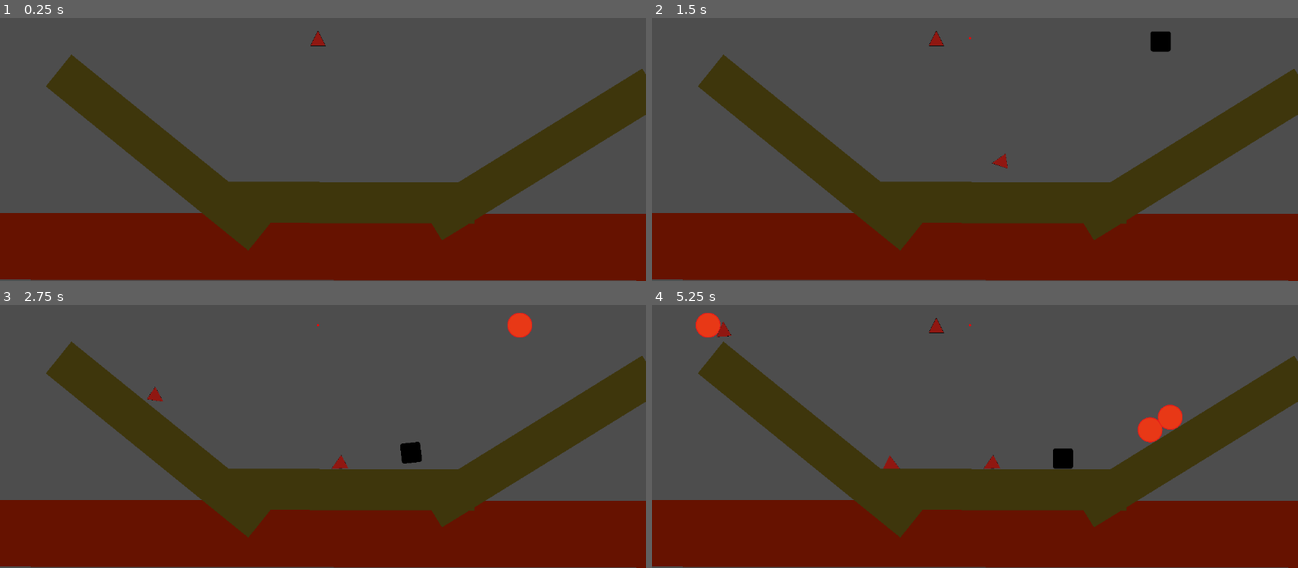
Above: before the commit, frames 1-4 (two rows, left to right).
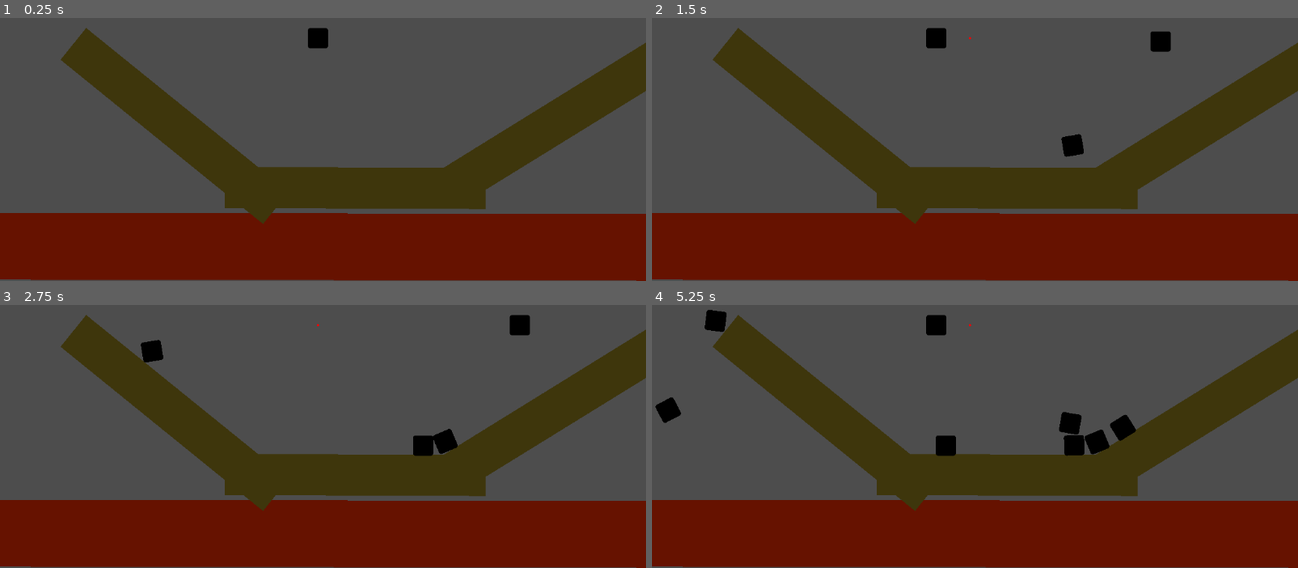
Above: after the commit, the same moments.

Repository: CodyI20/stacking-boxes
Game: Godot game, scene res://Scenes/game.tscn
Two runs of this game, one before a commit and one after it. Both use one fixed random seed, a clock stepped at 60 frames per second and the inputs below. The project has no main scene, so this scene is started directly. The engine's default icon, where the game draws it, is replaced by a stand-in: a white triangle on a blue panel in a dark square.
Inputs:
- Up to frame 1 (0.25 s): no input
- Up to frame 2 (1.5 s): tap Enter at 0.5 s; hold D (Right) 0.53-1.28 s; tap Space (Space) at 0.6, 1.35 s; hold A (Left) from 1.28 s (still down)
- Up to frame 3 (2.75 s): release A (Left) at 2.03 s; hold D (Right) from 2.03 s (still down); tap Space (Space) at 2.1 s
- Up to frame 4 (5.25 s): tap Space (Space) every 0.75 s from 2.85 to 5.1 s; release D (Right) at 3.53 s; hold A (Left) from 3.53 s (still down)

The runs differ from the first frame. In frame 1, 17% of the frame differs, in the area x 7-100%, y 3-89%; in frame 2, 18%; in frame 3, 18%; in frame 4, 19%, in the area x 0-100%, y 1-89%.

Commit message:
Points logic WIP
 -  Created a new Raycast2D with a gdscript which checks for the highest stackable object and sets the "highest point" to that location
 - Made a few modification to the stackable objects, the most important one consisting of the new Area2D to detect when objects stack on top of each other to become static ( just how the table area2D works)

Diff:
--- a/GDScripts/Global/Events.gd
+++ b/GDScripts/Global/Events.gd
@@ -4,3 +4,4 @@
 signal object_released(object: Node2D)
 signal object_hit_safe_ground(object: Node2D)
 signal object_left_safe_ground_early(object: Node2D)
+signal object_frozen(object: Node2D)
--- a/GDScripts/Global/MatchData.gd
+++ b/GDScripts/Global/MatchData.gd
@@ -2,6 +2,10 @@
 
 var current_score := 0
 
-func increment_current_score(_score_to_add: int) -> void:
-	current_score += _score_to_add
+func _ready() -> void:
+	Events.object_frozen.connect(increment_current_score)
+
+
+func increment_current_score(object: Node2D) -> void:
+	current_score += 1
 	print_debug("The new score is: ", current_score)
--- a/GDScripts/base_stackable_object.gd
+++ b/GDScripts/base_stackable_object.gd
@@ -1,6 +1,7 @@
 extends RigidBody2D
 
 @export var move_speed := 10.0
+@onready var area_2d: Area2D = $Area2D
 
 var object_released := false
 var object_entered_safe_area := false
@@ -56,6 +57,7 @@
 #endregion
 #region TURN STATIC LOGIC
 func make_static() -> void:
+	Events.object_frozen.emit(self)
 	freeze = true
 	sleeping = true
 	lock_rotation = true
@@ -65,7 +67,7 @@
 func freeze_object_process(delta: float) -> void:
 	if object_entered_safe_area == true:
 		#print_debug("SAFE AREA TRUE ... PROCEED TO FREEZING LOGIC")
-		if linear_velocity <= Vector2(0.001, 0.001) and angular_velocity <= 0.001:
+		if linear_velocity.length() <= 0.001 and angular_velocity <= 0.001:
 			#print_debug("SPEED IS LOW, FREEZING...")
 			timer += delta
 			if timer >= static_turn_time:
@@ -76,6 +78,18 @@
 		timer = 0.0
 #endregion
 
+# Won't check for the layer the body is in since the Area2D has a mask for that layer only already
+func _on_area_2d_body_entered(body: Node2D) -> void:
+	if body == self:
+		return
+	Events.object_hit_safe_ground.emit(body)
+
+
+func _on_area_2d_body_exited(body: Node2D) -> void:
+	if body == self:
+		return
+	Events.object_left_safe_ground_early.emit(body)
+
 func _process(delta: float) -> void:
 	try_release_process()
 	freeze_object_process(delta)
--- /dev/null
+++ b/GDScripts/ray_cast_2d.gd
@@ -0,0 +1,17 @@
+extends RayCast2D
+
+var has_collided: bool = false
+
+func _ready() -> void:
+	Events.object_frozen.connect(update_position)
+
+func update_position(object: Node2D) -> void:
+	if is_colliding():
+		var collider = get_collider()
+		if collider != object:
+			return
+		if collider.has_node("Icon"):
+			var sprite = collider.get_node("Icon")
+			var sprite_actual_Y_size = sprite.texture.get_size().y * sprite.scale.y
+			global_position.y = collider.global_position.y - sprite_actual_Y_size/2 - 1
+			print_debug("Position of Y is: ", global_position.y)
--- a/GDScripts/stackable_object_spawner.gd
+++ b/GDScripts/stackable_object_spawner.gd
@@ -27,7 +27,7 @@
 	var random_object_number := rng.randf_range(0, stackableObjectsScenes.size())
 
 	# Save the instance of the scene in a variable so we can modify certain properties, such as the position in this case
-	var scene_instance = stackableObjectsScenes[random_object_number].instantiate()
+	var scene_instance = stackableObjectsScenes[1].instantiate()
 
 	# Set the position of the scene instance to the parameter
 	scene_instance.global_position = to_local(global_position)
--- a/Scenes/Inherited/StackableObject/Base/base_stackable_object.tscn
+++ b/Scenes/Inherited/StackableObject/Base/base_stackable_object.tscn
@@ -6,6 +6,9 @@
 
 [sub_resource type="CircleShape2D" id="CircleShape2D_rucqf"]
 radius = 22.0
+
+[sub_resource type="CircleShape2D" id="CircleShape2D_yeyeo"]
+radius = 26.0192
 
 [node name="BaseStackableObject" type="RigidBody2D"]
 collision_layer = 2
@@ -19,3 +22,13 @@
 
 [node name="CollisionShape2D" type="CollisionShape2D" parent="."]
 shape = SubResource("CircleShape2D_rucqf")
+
+[node name="Area2D" type="Area2D" parent="."]
+collision_layer = 2
+collision_mask = 2
+
+[node name="CollisionShape2D" type="CollisionShape2D" parent="Area2D"]
+shape = SubResource("CircleShape2D_yeyeo")
+
+[connection signal="body_entered" from="Area2D" to="." method="_on_area_2d_body_entered"]
+[connection signal="body_exited" from="Area2D" to="." method="_on_area_2d_body_exited"]
--- a/Scenes/Inherited/StackableObject/square_stackable_object.tscn
+++ b/Scenes/Inherited/StackableObject/square_stackable_object.tscn
@@ -1,10 +1,13 @@
-[gd_scene load_steps=4 format=3 uid="uid://dksuxerf2dxlo"]
+[gd_scene load_steps=5 format=3 uid="uid://dksuxerf2dxlo"]
 
 [ext_resource type="PackedScene" uid="uid://dbo7mjohyjxd7" path="res://Scenes/Inherited/StackableObject/Base/base_stackable_object.tscn" id="1_m84s1"]
 [ext_resource type="Texture2D" uid="uid://d3qpf0cd85116" path="res://Art/icon.svg" id="2_nxcaf"]
 
 [sub_resource type="RectangleShape2D" id="RectangleShape2D_c7m2b"]
 size = Vector2(36, 36)
+
+[sub_resource type="RectangleShape2D" id="RectangleShape2D_l42nx"]
+size = Vector2(44, 42)
 
 [node name="SquareStackableObject" instance=ExtResource("1_m84s1")]
 
@@ -15,3 +18,6 @@
 
 [node name="CollisionShape2D" parent="." index="1"]
 shape = SubResource("RectangleShape2D_c7m2b")
+
+[node name="CollisionShape2D" parent="Area2D" index="0"]
+shape = SubResource("RectangleShape2D_l42nx")
--- a/Scenes/Inherited/StackableObject/triangle_stackable_object.tscn
+++ b/Scenes/Inherited/StackableObject/triangle_stackable_object.tscn
@@ -1,7 +1,10 @@
-[gd_scene load_steps=3 format=3 uid="uid://cgou0t5ipd28r"]
+[gd_scene load_steps=4 format=3 uid="uid://cgou0t5ipd28r"]
 
 [ext_resource type="PackedScene" uid="uid://dbo7mjohyjxd7" path="res://Scenes/Inherited/StackableObject/Base/base_stackable_object.tscn" id="1_nyalq"]
 [ext_resource type="Texture2D" uid="uid://bdaj8vaaw2ynf" path="res://Art/Basic_triangle.svg.png" id="2_r6f38"]
+
+[sub_resource type="CircleShape2D" id="CircleShape2D_k4q73"]
+radius = 17.1172
 
 [node name="TriangleStackableObject" instance=ExtResource("1_nyalq")]
 
@@ -17,3 +20,7 @@
 [node name="CollisionShape2D" parent="." index="2"]
 visible = false
 disabled = true
+
+[node name="CollisionShape2D" parent="Area2D" index="0"]
+position = Vector2(0, 3)
+shape = SubResource("CircleShape2D_k4q73")
--- a/Scenes/game.tscn
+++ b/Scenes/game.tscn
@@ -1,8 +1,9 @@
-[gd_scene load_steps=5 format=3 uid="uid://c1ghchp5wgott"]
+[gd_scene load_steps=6 format=3 uid="uid://c1ghchp5wgott"]
 
 [ext_resource type="Script" path="res://GDScripts/floor.gd" id="1_lypt3"]
 [ext_resource type="PackedScene" uid="uid://b2u382a5oyxvh" path="res://Scenes/table.tscn" id="2_rpkw3"]
 [ext_resource type="Script" path="res://GDScripts/stackable_object_spawner.gd" id="3_gklty"]
+[ext_resource type="Script" path="res://GDScripts/ray_cast_2d.gd" id="4_mw6q6"]
 
 [sub_resource type="RectangleShape2D" id="RectangleShape2D_cay3g"]
 size = Vector2(1611, 138)
@@ -25,20 +26,26 @@
 shape = SubResource("RectangleShape2D_cay3g")
 
 [node name="TABLE" parent="." instance=ExtResource("2_rpkw3")]
-position = Vector2(420, 161)
+position = Vector2(401, 447)
 collision_mask = 2
 
 [node name="TABLE2" parent="." instance=ExtResource("2_rpkw3")]
-position = Vector2(352, 27)
+position = Vector2(152, 198)
 rotation = 0.677606
 collision_mask = 2
 
 [node name="TABLE3" parent="." instance=ExtResource("2_rpkw3")]
-position = Vector2(619, 230)
+position = Vector2(782, 454)
 rotation = -0.556592
 
 [node name="StackableObjectSpawner" type="Node2D" parent="."]
 position = Vector2(567, 215)
 script = ExtResource("3_gklty")
 
+[node name="RayCast2D" type="RayCast2D" parent="."]
+position = Vector2(1419, 437)
+target_position = Vector2(-2000, 0)
+collision_mask = 2
+script = ExtResource("4_mw6q6")
+
 [connection signal="body_entered" from="FLOOR" to="FLOOR" method="_on_body_entered"]
--- a/Scenes/table.tscn
+++ b/Scenes/table.tscn
@@ -12,23 +12,21 @@
 script = ExtResource("2_mbjby")
 
 [node name="CollisionPolygon2D" type="CollisionPolygon2D" parent="."]
-position = Vector2(-132.27, 523)
 scale = Vector2(1.33106, 1)
 polygon = PackedVector2Array(1, 1, 1, 125, 1151, 126, 1151, 1)
 
 [node name="Polygon2D" type="Polygon2D" parent="CollisionPolygon2D"]
-position = Vector2(578.862, 54)
+position = Vector2(576.385, 49.0653)
 scale = Vector2(1.38603, 1.02675)
 color = Color(0.246395, 0.212115, 0.0493611, 1)
 offset = Vector2(-580.376, -50.1272)
 polygon = PackedVector2Array(165.362, -1, 165.362, 119, 991.645, 122, 991.645, 1)
 
 [node name="Area2D" type="Area2D" parent="."]
-position = Vector2(626.221, 588.784)
 collision_mask = 2
 
 [node name="CollisionShape2D" type="CollisionShape2D" parent="Area2D"]
-position = Vector2(0, -5.92181)
+position = Vector2(767.203, 59.2167)
 shape = SubResource("RectangleShape2D_7myd1")
 
 [connection signal="body_entered" from="Area2D" to="." method="_on_area_2d_body_entered"]
Not shown: 1 places in Scenes/Inherited/StackableObject/Base/base_stackable_object.tscn that only renumber resources
